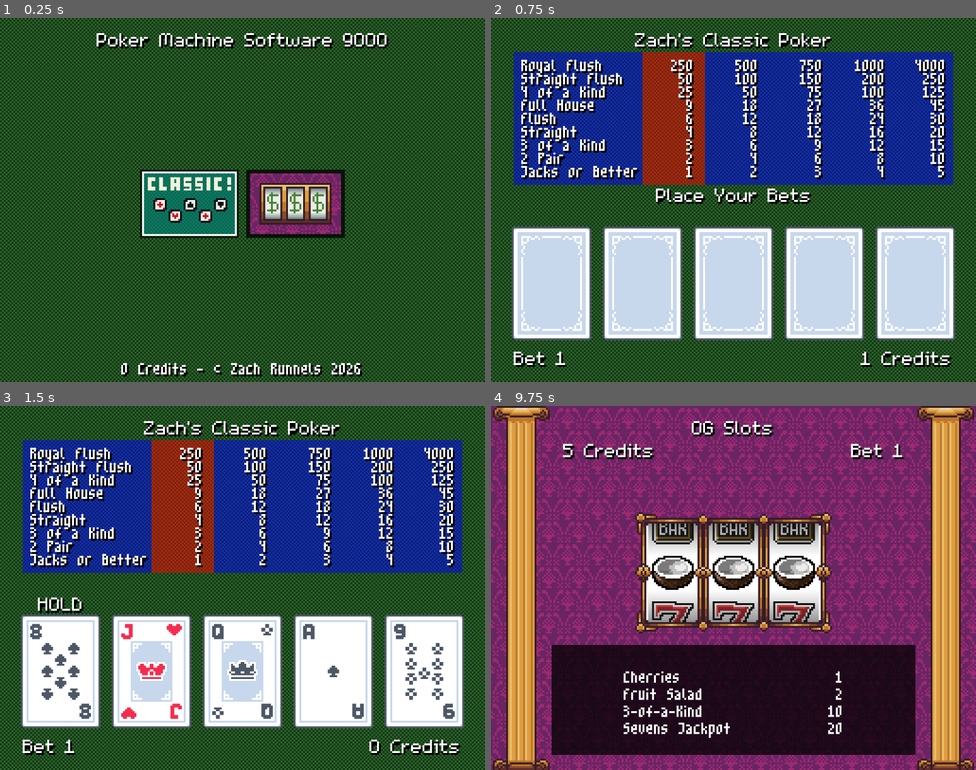
Above: before the commit, frames 1-4 (two rows, left to right).
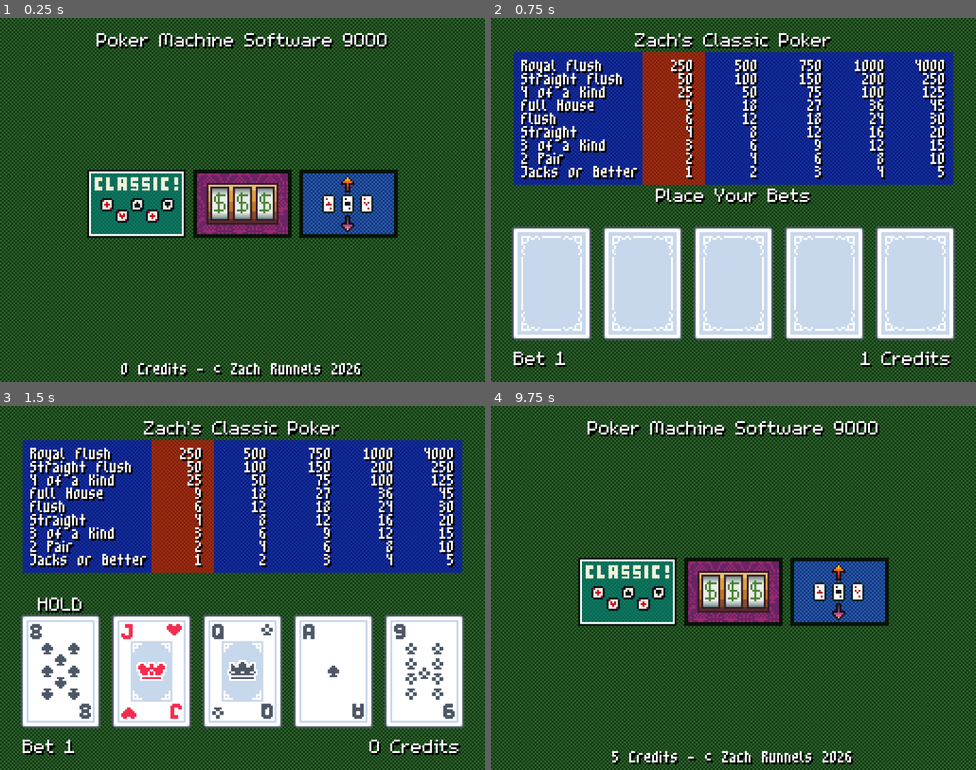
Above: after the commit, the same moments.

Repository: ZombieNW/PokerMachine
Game: Godot game, scene res://main_menu/main_menu.tscn
The game is run twice, just before and just after one commit, with the same random seed, the same clock (stepped at 60 frames per second) and the same inputs.
Inputs (mouse positions are in pixels of both pictures, inside the frame that each line leads up to):
- Up to frame 1 (0.25 s): no input
- Up to frame 2 (0.75 s): tap Enter (deal_draw) at 0.5 s; move the mouse to (680, 203) at 0.52 s; hold C (add_credit) from 0.53 s (still down); click (680, 203) at 0.67 s
- Up to frame 3 (1.5 s): tap Space at 1.25 s; move the mouse to (58, 671) at 1.27 s; release C (add_credit) at 1.28 s; tap B (bet) at 1.35 s; click (58, 671) at 1.42 s
- Up to frame 4 (9.75 s): tap Enter (deal_draw) at 2, 3.5 s; move the mouse to (641, 671) at 2.02 s; hold Enter (deal_draw) 2.03-2.78 s; click (641, 671) at 2.17 s; tap Space at 2.75, 4.25 s; move the mouse to (733, 671) at 2.77 s; tap S (select_game) at 2.85, 5.85, 8.85 s; click (733, 671) at 2.92 s; move the mouse to (825, 671) at 3.52 s; hold C (add_credit) 3.53-4.28 s; click (825, 671) at 3.67 s; move the mouse to (917, 671) at 4.27 s; tap B (bet) at 4.35, 7.35 s; click (917, 671) at 4.42 s; move the mouse to (757, 588) at 5.02 s; hold Enter (deal_draw) 5.03-5.78 s; click (757, 588) at 5.17 s; move the mouse to (660, 497) at 5.77 s; click (660, 497) at 5.92 s; move the mouse to (840, 569) at 6.52 s; hold C (add_credit) 6.53-7.28 s; click (840, 569) at 6.67 s; move the mouse to (636, 606) at 7.27 s; click (636, 606) at 7.42 s; move the mouse to (782, 507) at 8.02 s; hold Enter (deal_draw) 8.03-8.78 s; click (782, 507) at 8.17 s; move the mouse to (709, 660) at 8.77 s; click (709, 660) at 8.92 s; move the mouse to (786, 591) at 9.52 s; hold C (add_credit) from 9.53 s (still down); click (786, 591) at 9.67 s

The runs differ from the first frame. In frame 1, 10% of the frame differs, in the area x 18-82%, y 41-61%; in frame 2, nothing differs; in frame 3, nothing differs; in frame 4, 99%, in the area x 0-100%, y 0-100%.

Commit message:
Add highlow to menu

Diff:
--- a/main_menu/main_menu.tscn
+++ b/main_menu/main_menu.tscn
@@ -9,6 +9,8 @@
 [ext_resource type="Texture2D" uid="uid://72c6ar76oaxr" path="res://games/classic_poker/classic_poker_icon.png" id="6_6tl50"]
 [ext_resource type="PackedScene" uid="uid://bc8i3id1mlhim" path="res://games/og_slots/og_slots.tscn" id="8_6at21"]
 [ext_resource type="Texture2D" uid="uid://bdxxpwkx6bx8w" path="res://games/og_slots/og_slots_icon.png" id="9_og6xe"]
+[ext_resource type="PackedScene" uid="uid://d3orqt7es0sv3" path="res://games/high_low/high_low.tscn" id="10_mvfl2"]
+[ext_resource type="Texture2D" uid="uid://bscqeov34vitx" path="res://games/high_low/high_low_icon.png" id="11_qvn4f"]
 
 [sub_resource type="TileSetAtlasSource" id="TileSetAtlasSource_7vjpr"]
 texture = ExtResource("1_bqqt6")
@@ -77,3 +79,8 @@
 layout_mode = 2
 game_scene = ExtResource("8_6at21")
 game_icon = ExtResource("9_og6xe")
+
+[node name="HighLowGame" parent="Tabletop/CenterContainer/GridContainer" unique_id=1906682504 instance=ExtResource("4_wu84c")]
+layout_mode = 2
+game_scene = ExtResource("10_mvfl2")
+game_icon = ExtResource("11_qvn4f")
Binary file added: games/high_low/high_low_icon.png
Not shown, added: games/high_low/high_low_icon.png.import
